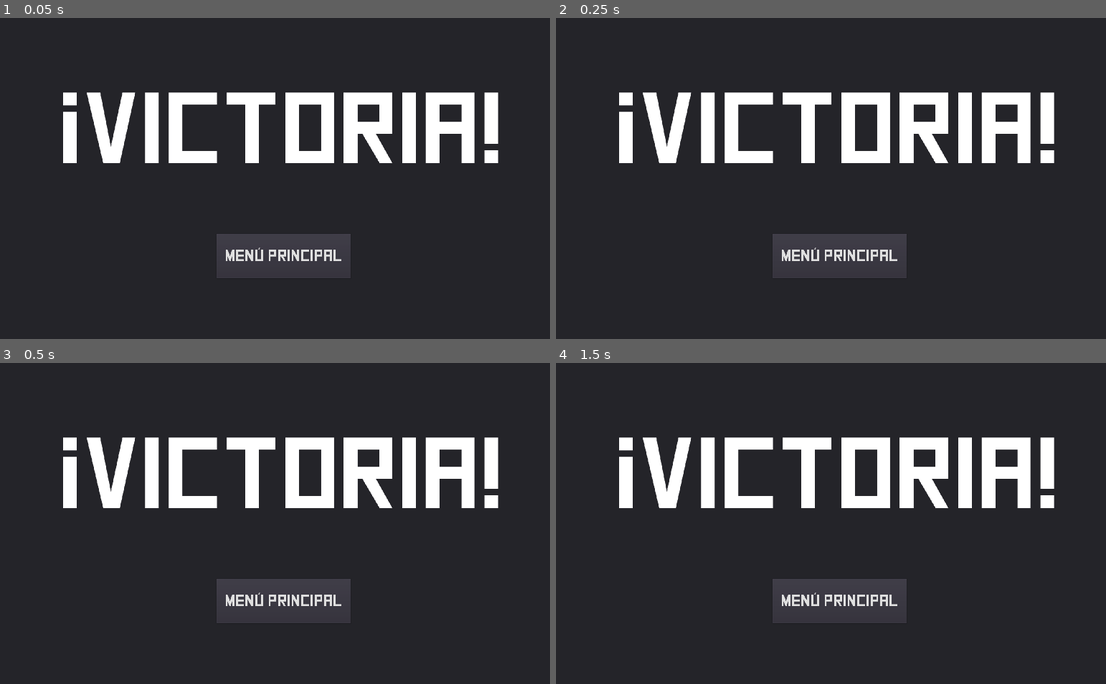
Above: before the commit, frames 1-4 (two rows, left to right).
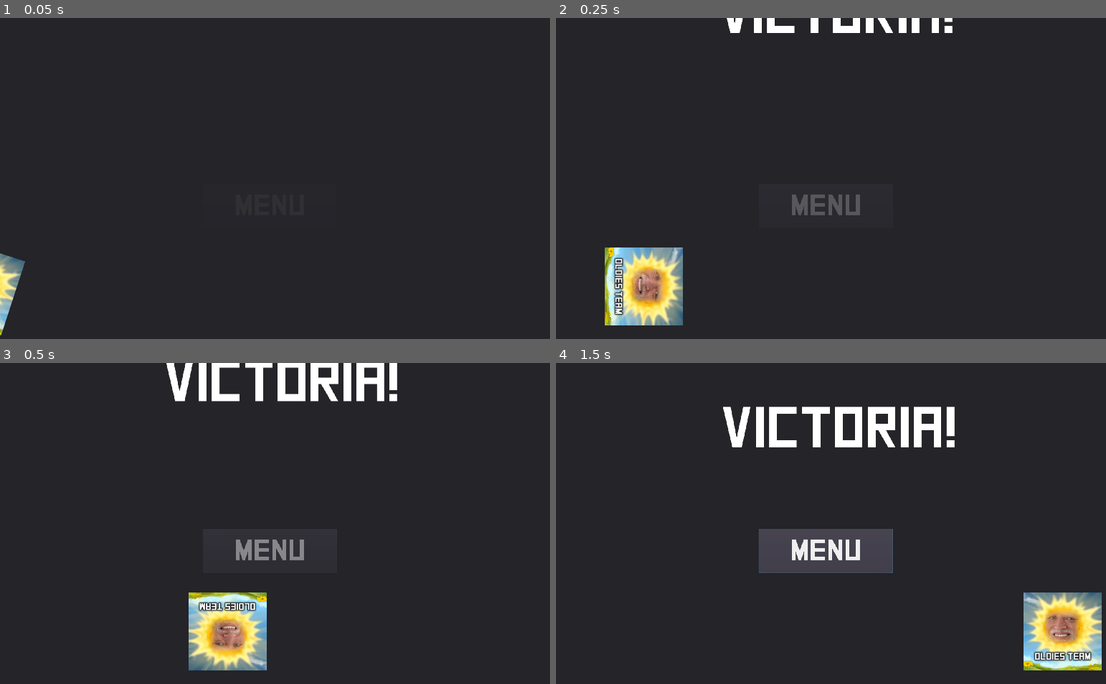
Above: after the commit, the same moments.

Repository: PedroCarbone/Oldies_2do_Parcial
Game: Godot game, scene res://scenes/victoria/victoria.tscn
Two runs of this game, one before a commit and one after it. Both use one fixed random seed, a clock stepped at 60 frames per second and the inputs below. This scene is started directly instead of the project's main scene.
Inputs (mouse positions are in pixels of both pictures, inside the frame that each line leads up to):
- Up to frame 1 (0.05 s): no input
- Up to frame 2 (0.25 s): no input
- Up to frame 3 (0.5 s): no input
- Up to frame 4 (1.5 s): click (842, 600) at 0.5 s, where only the run before the commit has a clickable "Menú Principal"; click (825, 552) at 1.25 s, where only the run after the commit has a clickable "MENU"

The runs differ from the first frame. In frame 1, 12% of the frame differs, in the area x 0-91%, y 23-99%; in frame 2, 16%; in frame 3, 17%; in frame 4, 20%, in the area x 11-100%, y 13-96%.

Commit message:
ESCENA Victoria y ESCENA Game Over

Diff:
--- a/project.godot
+++ b/project.godot
@@ -18,7 +18,6 @@
 
 window/size/width=1920
 window/size/height=1080
-window/size/fullscreen=true
 
 [physics]
 
--- a/scenes/game_over/game_over.tscn
+++ b/scenes/game_over/game_over.tscn
@@ -1,18 +1,92 @@
-[gd_scene load_steps=6 format=2]
+[gd_scene load_steps=7 format=2]
 
 [ext_resource path="res://fonts/Square.ttf" type="DynamicFontData" id=1]
 [ext_resource path="res://scenes/game_over/game_over.gd" type="Script" id=2]
 
 [sub_resource type="DynamicFont" id=1]
-size = 78
+size = 150
 font_data = ExtResource( 1 )
 
-[sub_resource type="DynamicFont" id=2]
-size = 78
-font_data = ExtResource( 1 )
+[sub_resource type="Animation" id=2]
+length = 0.001
+tracks/0/type = "value"
+tracks/0/path = NodePath("titulo:rect_position")
+tracks/0/interp = 1
+tracks/0/loop_wrap = true
+tracks/0/imported = false
+tracks/0/enabled = true
+tracks/0/keys = {
+"times": PoolRealArray( 0 ),
+"transitions": PoolRealArray( 1 ),
+"update": 0,
+"values": [ Vector2( 159, -182 ) ]
+}
+tracks/1/type = "value"
+tracks/1/path = NodePath("titulo:text")
+tracks/1/interp = 1
+tracks/1/loop_wrap = true
+tracks/1/imported = false
+tracks/1/enabled = true
+tracks/1/keys = {
+"times": PoolRealArray( 0 ),
+"transitions": PoolRealArray( 1 ),
+"update": 0,
+"values": [ "GAME OVER" ]
+}
 
-[sub_resource type="DynamicFont" id=3]
-size = 261
+[sub_resource type="Animation" id=3]
+resource_name = "fade_in"
+tracks/0/type = "value"
+tracks/0/path = NodePath("titulo:rect_position")
+tracks/0/interp = 1
+tracks/0/loop_wrap = true
+tracks/0/imported = false
+tracks/0/enabled = true
+tracks/0/keys = {
+"times": PoolRealArray( 0, 1 ),
+"transitions": PoolRealArray( 1, 1 ),
+"update": 0,
+"values": [ Vector2( 586, -170 ), Vector2( 598, 122 ) ]
+}
+tracks/1/type = "value"
+tracks/1/path = NodePath("botones/play:modulate")
+tracks/1/interp = 1
+tracks/1/loop_wrap = true
+tracks/1/imported = false
+tracks/1/enabled = true
+tracks/1/keys = {
+"times": PoolRealArray( 0, 1 ),
+"transitions": PoolRealArray( 1, 1 ),
+"update": 0,
+"values": [ Color( 1, 1, 1, 0 ), Color( 1, 1, 1, 1 ) ]
+}
+tracks/2/type = "value"
+tracks/2/path = NodePath("botones/quit:modulate")
+tracks/2/interp = 1
+tracks/2/loop_wrap = true
+tracks/2/imported = false
+tracks/2/enabled = true
+tracks/2/keys = {
+"times": PoolRealArray( 0, 1 ),
+"transitions": PoolRealArray( 1, 1 ),
+"update": 0,
+"values": [ Color( 1, 1, 1, 0 ), Color( 1, 1, 1, 1 ) ]
+}
+tracks/3/type = "value"
+tracks/3/path = NodePath("titulo:text")
+tracks/3/interp = 1
+tracks/3/loop_wrap = true
+tracks/3/imported = false
+tracks/3/enabled = true
+tracks/3/keys = {
+"times": PoolRealArray( 0 ),
+"transitions": PoolRealArray( 1 ),
+"update": 1,
+"values": [ "GAME OVER" ]
+}
+
+[sub_resource type="DynamicFont" id=4]
+size = 100
 font_data = ExtResource( 1 )
 
 [node name="game_over" type="Control"]
@@ -27,58 +101,53 @@
 "_edit_use_anchors_": false
 }
 
-[node name="Panel" type="Panel" parent="."]
-margin_left = -1.0
-margin_top = 2.0
-margin_right = 1924.0
-margin_bottom = 1089.0
+[node name="fondo" type="Panel" parent="."]
+margin_right = 1920.0
+margin_bottom = 1080.0
 __meta__ = {
 "_edit_use_anchors_": false
 }
 
-[node name="reiniciar" type="Button" parent="Panel"]
-anchor_left = 0.5
-anchor_top = 0.5
-anchor_right = 0.5
-anchor_bottom = 0.5
-margin_left = -354.5
-margin_top = 101.5
-margin_right = 350.5
-margin_bottom = 231.5
-rect_pivot_offset = Vector2( 85, 34 )
-custom_fonts/font = SubResource( 1 )
-text = "Reiniciar Nivel"
+[node name="titulo" type="RichTextLabel" parent="."]
+margin_left = 159.0
+margin_top = -182.0
+margin_right = 926.0
+margin_bottom = 18.0
+custom_fonts/normal_font = SubResource( 1 )
+bbcode_enabled = true
+bbcode_text = "[center]BOLITA GIRATORIA[/center]"
+text = "GAME OVER"
 __meta__ = {
 "_edit_use_anchors_": false
 }
 
-[node name="menu" type="Button" parent="Panel"]
-anchor_left = 0.5
-anchor_right = 0.5
-anchor_bottom = 0.5
-margin_left = -355.5
-margin_top = 811.0
-margin_right = 353.5
-margin_bottom = 398.5
-rect_pivot_offset = Vector2( 85, 34 )
-custom_fonts/font = SubResource( 2 )
-text = "Menú Principal"
+[node name="AnimationPlayer" type="AnimationPlayer" parent="."]
+autoplay = "fade_in"
+anims/RESET = SubResource( 2 )
+anims/fade_in = SubResource( 3 )
 
-[node name="RichTextLabel" type="RichTextLabel" parent="."]
-anchor_left = 0.5
-anchor_right = 0.5
-anchor_bottom = 0.5
-margin_left = -654.0
-margin_top = 202.0
-margin_right = 877.0
-margin_bottom = -27.0
-custom_fonts/normal_font = SubResource( 3 )
-text = "Game Over"
+[node name="botones" type="CanvasLayer" parent="."]
+
+[node name="play" type="Button" parent="botones"]
+modulate = Color( 1, 1, 1, 0 )
+margin_left = 607.0
+margin_top = 503.0
+margin_right = 1316.0
+margin_bottom = 653.0
+custom_fonts/font = SubResource( 4 )
+text = "REINICIAR NIVEL"
 __meta__ = {
-"_edit_use_anchors_": false,
-"_editor_description_": "
-"
+"_edit_use_anchors_": false
 }
 
-[connection signal="pressed" from="Panel/reiniciar" to="." method="_on_reiniciar_pressed"]
-[connection signal="pressed" from="Panel/menu" to="." method="_on_menu_pressed"]
+[node name="quit" type="Button" parent="botones"]
+modulate = Color( 1, 1, 1, 0 )
+margin_left = 733.0
+margin_top = 683.0
+margin_right = 1183.0
+margin_bottom = 833.0
+custom_fonts/font = SubResource( 4 )
+text = "MENU"
+__meta__ = {
+"_edit_use_anchors_": false
+}
--- a/scenes/main_menu/main_menu.tscn
+++ b/scenes/main_menu/main_menu.tscn
@@ -165,7 +165,7 @@
 margin_left = 159.0
 margin_top = -182.0
 margin_right = 1659.0
-margin_bottom = 18.0002
+margin_bottom = 15.0
 custom_fonts/normal_font = SubResource( 2 )
 bbcode_enabled = true
 bbcode_text = "[center]BOLITA GIRATORIA[/center]"
--- a/scenes/victoria/victoria.tscn
+++ b/scenes/victoria/victoria.tscn
@@ -1,14 +1,153 @@
-[gd_scene load_steps=5 format=2]
+[gd_scene load_steps=8 format=2]
 
 [ext_resource path="res://scenes/victoria/victoria.gd" type="Script" id=1]
 [ext_resource path="res://fonts/Square.ttf" type="DynamicFontData" id=2]
+[ext_resource path="res://scenes/game_over/logo.jpg" type="Texture" id=3]
 
 [sub_resource type="DynamicFont" id=1]
-size = 54
+size = 192
 font_data = ExtResource( 2 )
 
-[sub_resource type="DynamicFont" id=2]
-size = 338
+[sub_resource type="Animation" id=2]
+length = 0.001
+tracks/0/type = "value"
+tracks/0/path = NodePath("Sprite:position")
+tracks/0/interp = 1
+tracks/0/loop_wrap = true
+tracks/0/imported = false
+tracks/0/enabled = true
+tracks/0/keys = {
+"times": PoolRealArray( 0 ),
+"transitions": PoolRealArray( 1 ),
+"update": 0,
+"values": [ Vector2( -236, 358 ) ]
+}
+tracks/1/type = "value"
+tracks/1/path = NodePath("Sprite:rotation_degrees")
+tracks/1/interp = 1
+tracks/1/loop_wrap = true
+tracks/1/imported = false
+tracks/1/enabled = true
+tracks/1/keys = {
+"times": PoolRealArray( 0 ),
+"transitions": PoolRealArray( 1 ),
+"update": 0,
+"values": [ 0.0 ]
+}
+tracks/2/type = "value"
+tracks/2/path = NodePath("titulo:rect_position")
+tracks/2/interp = 1
+tracks/2/loop_wrap = true
+tracks/2/imported = false
+tracks/2/enabled = true
+tracks/2/keys = {
+"times": PoolRealArray( 0 ),
+"transitions": PoolRealArray( 1 ),
+"update": 0,
+"values": [ Vector2( 159, -182 ) ]
+}
+tracks/3/type = "value"
+tracks/3/path = NodePath("titulo:text")
+tracks/3/interp = 1
+tracks/3/loop_wrap = true
+tracks/3/imported = false
+tracks/3/enabled = true
+tracks/3/keys = {
+"times": PoolRealArray( 0 ),
+"transitions": PoolRealArray( 1 ),
+"update": 0,
+"values": [ "VICTORIA!" ]
+}
+tracks/4/type = "value"
+tracks/4/path = NodePath("titulo:custom_fonts/normal_font:size")
+tracks/4/interp = 1
+tracks/4/loop_wrap = true
+tracks/4/imported = false
+tracks/4/enabled = true
+tracks/4/keys = {
+"times": PoolRealArray( 0 ),
+"transitions": PoolRealArray( 1 ),
+"update": 0,
+"values": [ 192 ]
+}
+
+[sub_resource type="Animation" id=3]
+resource_name = "fade_in"
+tracks/0/type = "value"
+tracks/0/path = NodePath("titulo:rect_position")
+tracks/0/interp = 1
+tracks/0/loop_wrap = true
+tracks/0/imported = false
+tracks/0/enabled = true
+tracks/0/keys = {
+"times": PoolRealArray( 0, 1 ),
+"transitions": PoolRealArray( 1, 1 ),
+"update": 0,
+"values": [ Vector2( 541, -189 ), Vector2( 550, 122 ) ]
+}
+tracks/1/type = "value"
+tracks/1/path = NodePath("botones/play:modulate")
+tracks/1/interp = 1
+tracks/1/loop_wrap = true
+tracks/1/imported = false
+tracks/1/enabled = true
+tracks/1/keys = {
+"times": PoolRealArray( 0, 1 ),
+"transitions": PoolRealArray( 1, 1 ),
+"update": 0,
+"values": [ Color( 1, 1, 1, 0 ), Color( 1, 1, 1, 1 ) ]
+}
+tracks/2/type = "value"
+tracks/2/path = NodePath("Sprite:position")
+tracks/2/interp = 1
+tracks/2/loop_wrap = true
+tracks/2/imported = false
+tracks/2/enabled = true
+tracks/2/keys = {
+"times": PoolRealArray( 0, 1 ),
+"transitions": PoolRealArray( 1, 1 ),
+"update": 0,
+"values": [ Vector2( -174, 903 ), Vector2( 1698, 903 ) ]
+}
+tracks/3/type = "value"
+tracks/3/path = NodePath("Sprite:rotation_degrees")
+tracks/3/interp = 1
+tracks/3/loop_wrap = true
+tracks/3/imported = false
+tracks/3/enabled = true
+tracks/3/keys = {
+"times": PoolRealArray( 0, 1 ),
+"transitions": PoolRealArray( 1, 1 ),
+"update": 0,
+"values": [ 0.0, 360.0 ]
+}
+tracks/4/type = "value"
+tracks/4/path = NodePath("titulo:text")
+tracks/4/interp = 1
+tracks/4/loop_wrap = true
+tracks/4/imported = false
+tracks/4/enabled = true
+tracks/4/keys = {
+"times": PoolRealArray( 0 ),
+"transitions": PoolRealArray( 1 ),
+"update": 1,
+"values": [ "VICTORIA!" ]
+}
+tracks/5/type = "value"
+tracks/5/path = NodePath("titulo:custom_fonts/normal_font:size")
+tracks/5/interp = 1
+tracks/5/loop_wrap = true
+tracks/5/imported = false
+tracks/5/enabled = true
+tracks/5/keys = {
+"times": PoolRealArray( 0 ),
+"transitions": PoolRealArray( 1 ),
+"update": 1,
+"values": [ 192 ]
+}
+
+[sub_resource type="DynamicFont" id=4]
+size = 100
 font_data = ExtResource( 2 )
 
 [node name="victoria" type="Control"]
@@ -19,44 +158,45 @@
 "_edit_use_anchors_": true
 }
 
-[node name="Panel" type="Panel" parent="."]
-anchor_left = 0.501
-anchor_top = 0.503
-anchor_right = 1.002
-anchor_bottom = 1.006
-margin_left = -961.92
-margin_top = -543.24
-margin_right = 0.15979
-margin_bottom = -0.480103
-__meta__ = {
-"_edit_use_anchors_": true
-}
-
-[node name="menu" type="Button" parent="Panel"]
-anchor_right = 0.529
-anchor_bottom = 0.5
-margin_left = 726.0
-margin_top = 726.0
-margin_right = 158.204
-margin_bottom = 333.0
-custom_fonts/font = SubResource( 1 )
-text = "Menú Principal"
+[node name="fondo" type="Panel" parent="."]
+margin_right = 1920.0
+margin_bottom = 1080.0
 __meta__ = {
 "_edit_use_anchors_": false
 }
 
-[node name="RichTextLabel" type="RichTextLabel" parent="."]
-anchor_top = -0.0722222
-anchor_right = 0.5
-anchor_bottom = 0.504778
-margin_left = 195.0
-margin_top = 282.0
-margin_right = 766.0
-margin_bottom = 340.84
-custom_fonts/normal_font = SubResource( 2 )
-text = "¡Victoria!"
-__meta__ = {
-"_edit_use_anchors_": true
-}
-
-[connection signal="pressed" from="Panel/menu" to="." method="_on_menu_pressed"]
+[node name="Sprite" type="Sprite" parent="."]
+position = Vector2( -236, 358 )
+scale = Vector2( 1.30813, 1.30813 )
+texture = ExtResource( 3 )
+
+[node name="titulo" type="RichTextLabel" parent="."]
+margin_left = 159.0
+margin_top = -182.0
+margin_right = 1757.0
+margin_bottom = 113.0
+custom_fonts/normal_font = SubResource( 1 )
+bbcode_enabled = true
+bbcode_text = "[center]BOLITA GIRATORIA[/center]"
+text = "VICTORIA!"
+__meta__ = {
+"_edit_use_anchors_": false
+}
+
+[node name="AnimationPlayer" type="AnimationPlayer" parent="."]
+autoplay = "fade_in"
+anims/RESET = SubResource( 2 )
+anims/fade_in = SubResource( 3 )
+
+[node name="botones" type="CanvasLayer" parent="."]
+
+[node name="play" type="Button" parent="botones"]
+margin_left = 679.0
+margin_top = 557.0
+margin_right = 1129.0
+margin_bottom = 707.0
+custom_fonts/font = SubResource( 4 )
+text = "MENU"
+__meta__ = {
+"_edit_use_anchors_": false
+}
